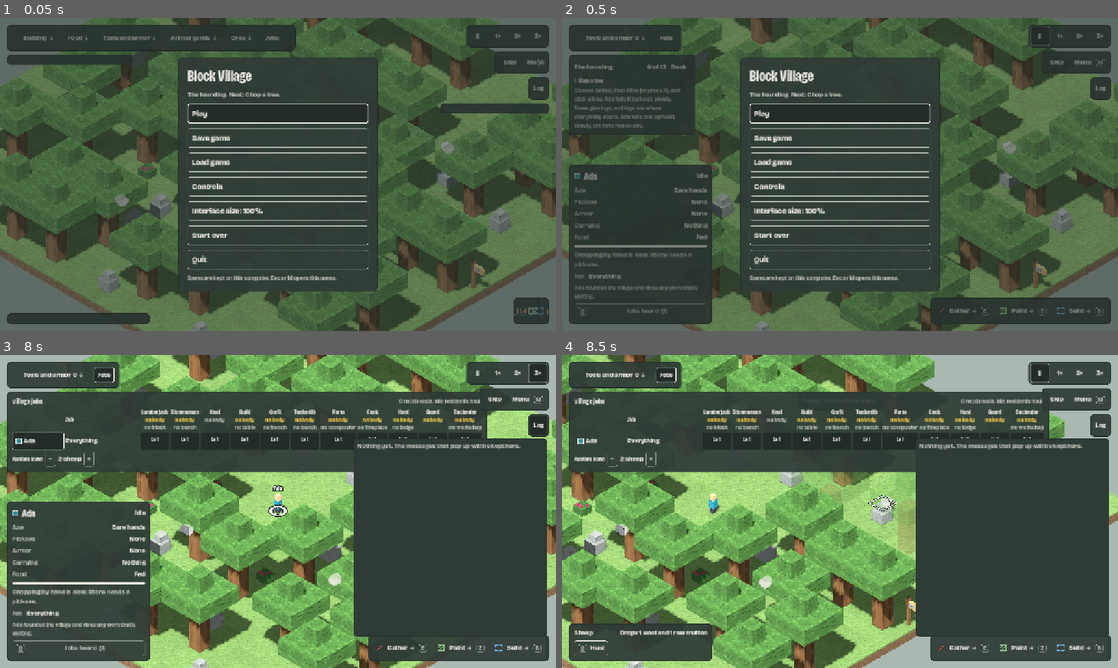
Above: before the commit, frames 1-4 (two rows, left to right).
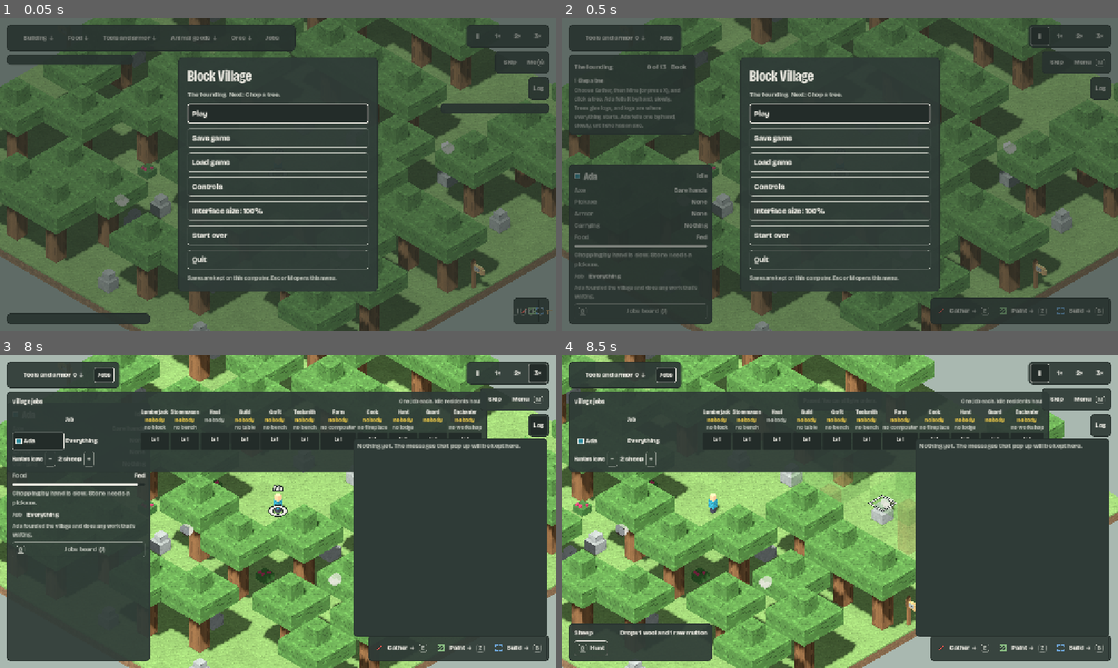
Above: after the commit, the same moments.

Repository: NerdyToddGerdy/mc_village
Game: Godot game, scene res://scenes/main.tscn
The game is run twice, just before and just after one commit, with the same random seed, the same clock (stepped at 60 frames per second) and the same inputs.
Inputs (mouse positions are in pixels of both pictures, inside the frame that each line leads up to):
- Up to frame 1 (0.05 s): no input
- Up to frame 2 (0.5 s): no input
- Up to frame 3 (8 s): click "Play" at 0.5 s; click "Skip" at 1.25 s; click "Skip" at 2 s; click "Tools and armor 0 ↓" at 2.75 s; click "Jobs" at 3.5 s; click "‖" at 4.25 s; click "1×" at 5 s; click "2×" at 5.75 s; click "3×" at 6.5 s; click "Log" at 7.25 s
- Up to frame 4 (8.5 s): tap Enter at 8 s; move the mouse to (962, 495) at 8.02 s; hold D from 8.03 s (still down); tap 1 at 8.1 s; click (962, 495) at 8.17 s; tap Space at 8.27 s

Frames 1-2 are identical in both runs. In frame 3, 4.4% of the frame differs, in the area x 1-27%, y 37-96%; in frame 4, nothing differs.

Commit message:
Selection signature: format the progress flag as %s, not %d (a bool broke the bot playtest)
Co-Authored-By: Claude Sonnet 5.5 <noreply@anthropic.com>

Diff:
--- a/game/view/hud.gd
+++ b/game/view/hud.gd
@@ -1743,7 +1743,7 @@
 		for id in sel.ids:
 			var r := sim.resident(id)
 			if not r.is_empty():
-				sig += "%s%s%s%s%s%d%s%d" % [r.job.label if r.job != null el …(245 unchanged characters)…
+				sig += "%s%s%s%s%s%s%s%d" % [r.job.label if r.job != null el …(245 unchanged characters)…
 		for kind in ["axe", "pick"]:  # Equip appears when there's a tool to choose
 			for st in sim.tool_items(kind, 0):
 				sig += "%s%s%s" % [st.type, st.dur, st.cell]
